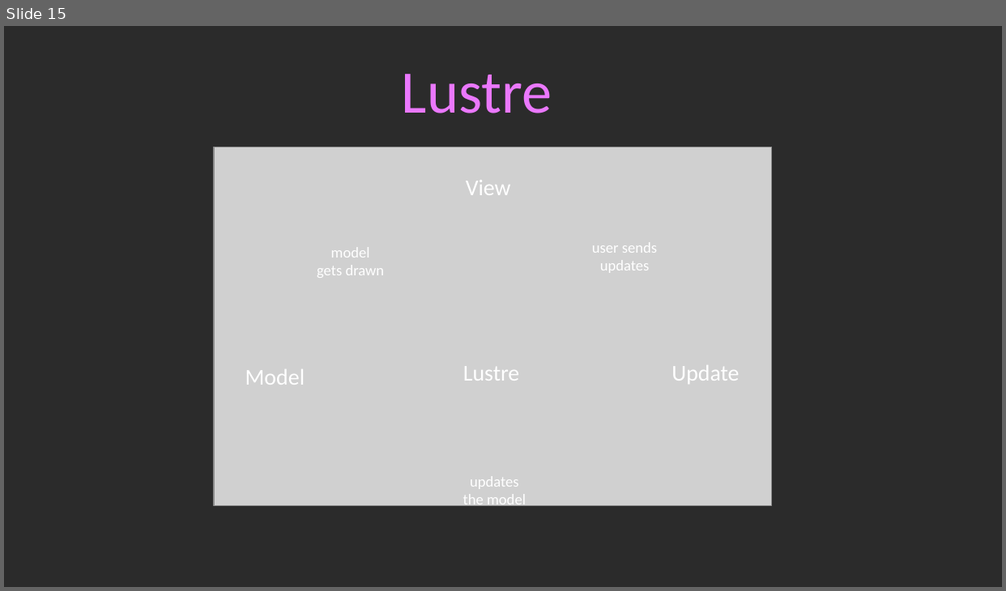
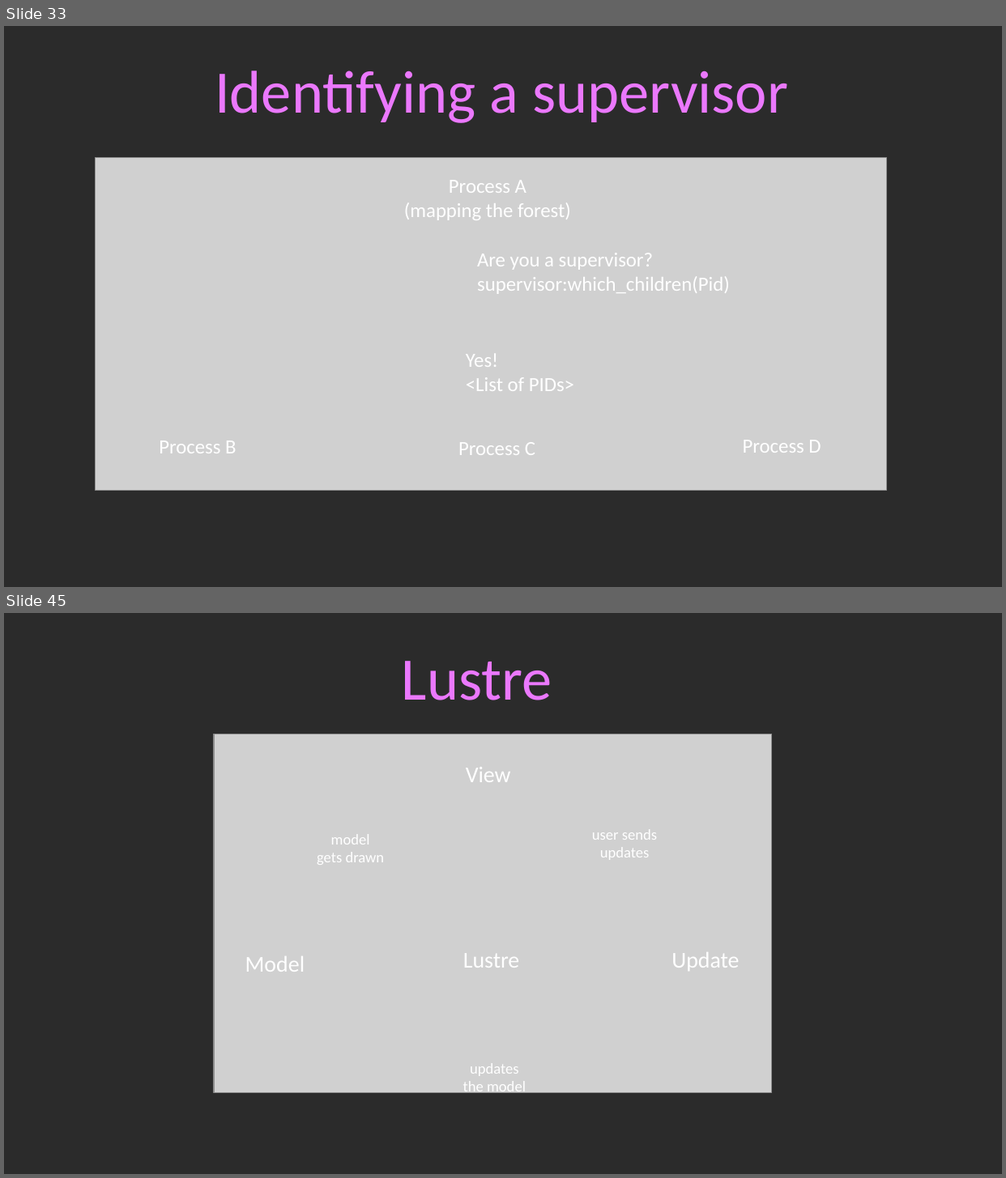
Before and after one commit to guillheu/Presentations, a slide deck: 2026/Code Beam Europe/Asterism.odp. Shown one above the other, each under a label of ours: slide 15 before the commit, slides 33 and 45 after it; the slides between them are not shown. The pictures are 1006x591 and 1006x1178 pixels, drawn with LibreOffice and Linux fonts; fonts in the diff are those of the drawing; grey boxes stand for pictures; background and template pictures are left out; a plain dark background stands for a picture behind light text. Boxes give left, top, right and bottom in pixels: in the first picture for what was removed or moved away, otherwise in the second. Text is boxed around its words. In the diff, an @@ line names an element or a change of style, - is before the commit and + after.

```diff
--- a/2026/Code Beam Europe/Asterism.odp
+++ b/2026/Code Beam Europe/Asterism.odp
@@ slide 33 added at bbox=[4, 26, 1002, 587], background picture (left out) @@
@@ text added at bbox=[215, 71, 788, 123], 48 pt, text #EB78FD @@
+Identifying a supervisor
@@ picture added at bbox=[96, 158, 887, 491] @@
@@ text added at bbox=[404, 180, 571, 220], 16 pt, text #FFFFFF @@
+Process A
+(mapping the forest)
@@ text added at bbox=[477, 253, 730, 294], 16 pt, text #FFFFFF @@
+Are you a supervisor?
+supervisor:which_children(Pid)
@@ text added at bbox=[466, 354, 574, 391], 16 pt, text #FFFFFF @@
+Yes!
+<List of PIDs>
@@ text added at bbox=[159, 441, 236, 454], 16 pt, text #FFFFFF @@
+Process B
@@ text added at bbox=[458, 442, 535, 455], 16 pt, text #FFFFFF @@
+Process C
@@ text added at bbox=[743, 440, 820, 453], 16 pt, text #FFFFFF @@
+Process D
@@ what was slide 15 is now slide 45 @@
```
Also in this commit, not shown: 2 slides changed, 29 other slides added.
